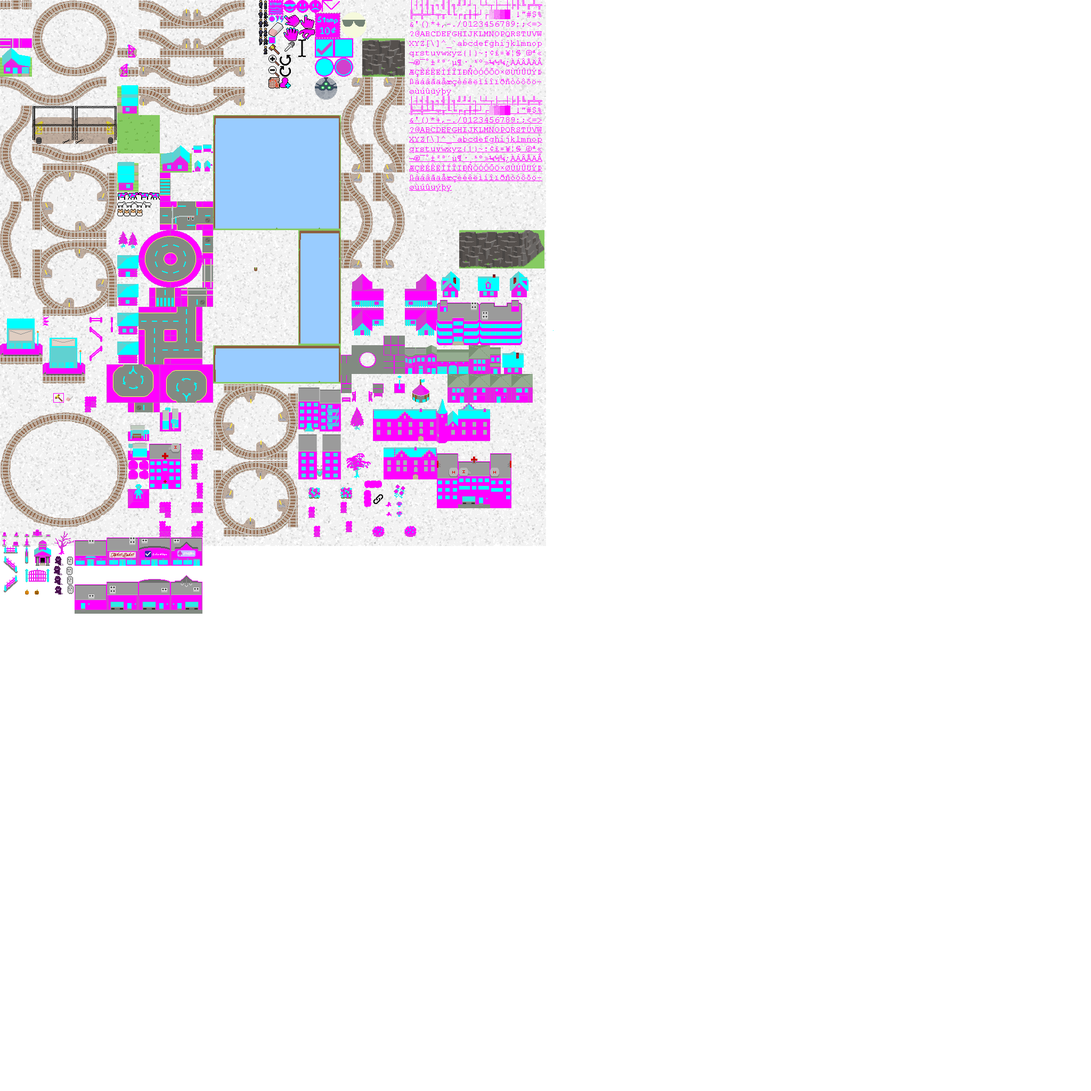
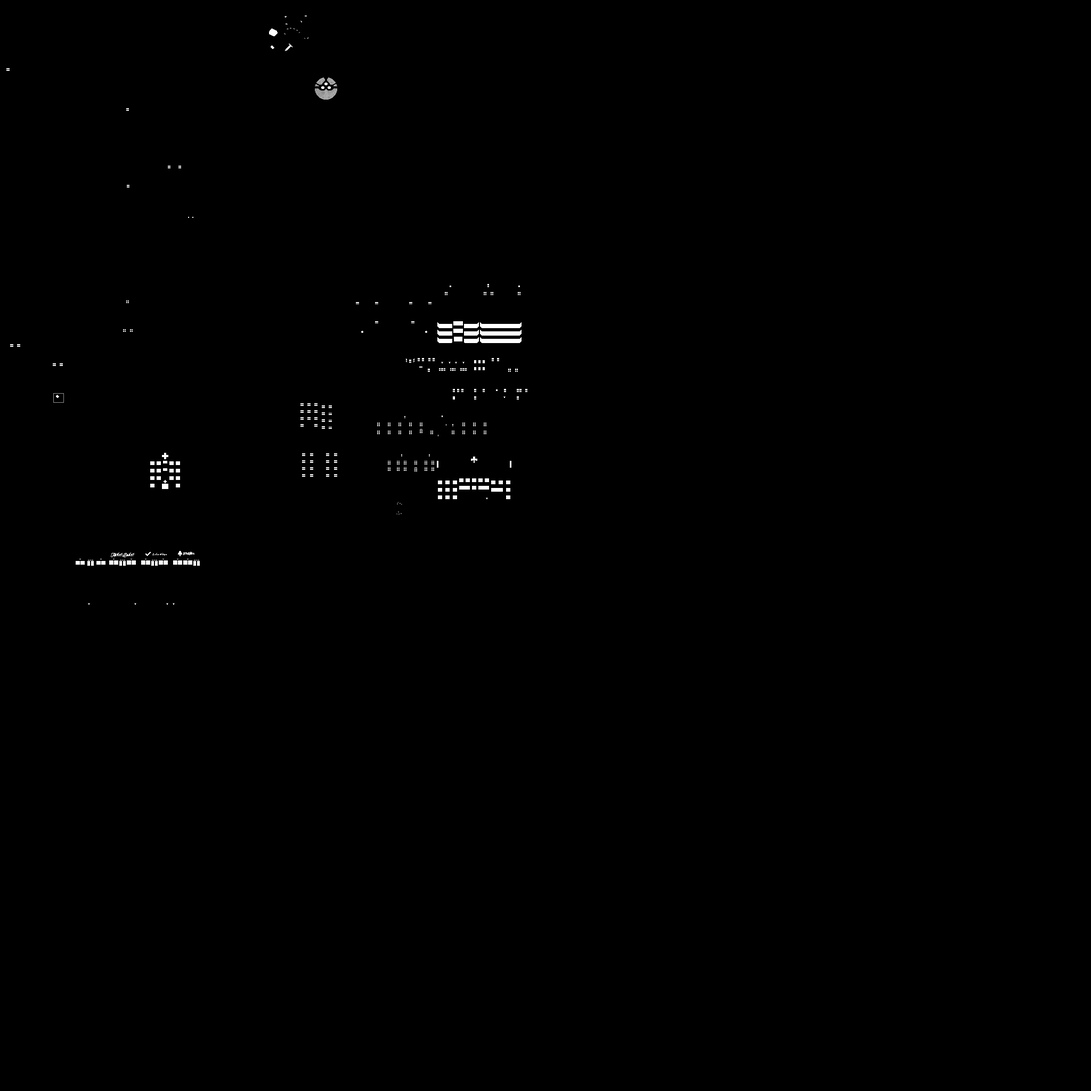
Comparing the layer stacks of the two w=1091, h=1091 images. Changes:
showed "Layer #2", painted on it over [0, 0, 1091, 1091]
